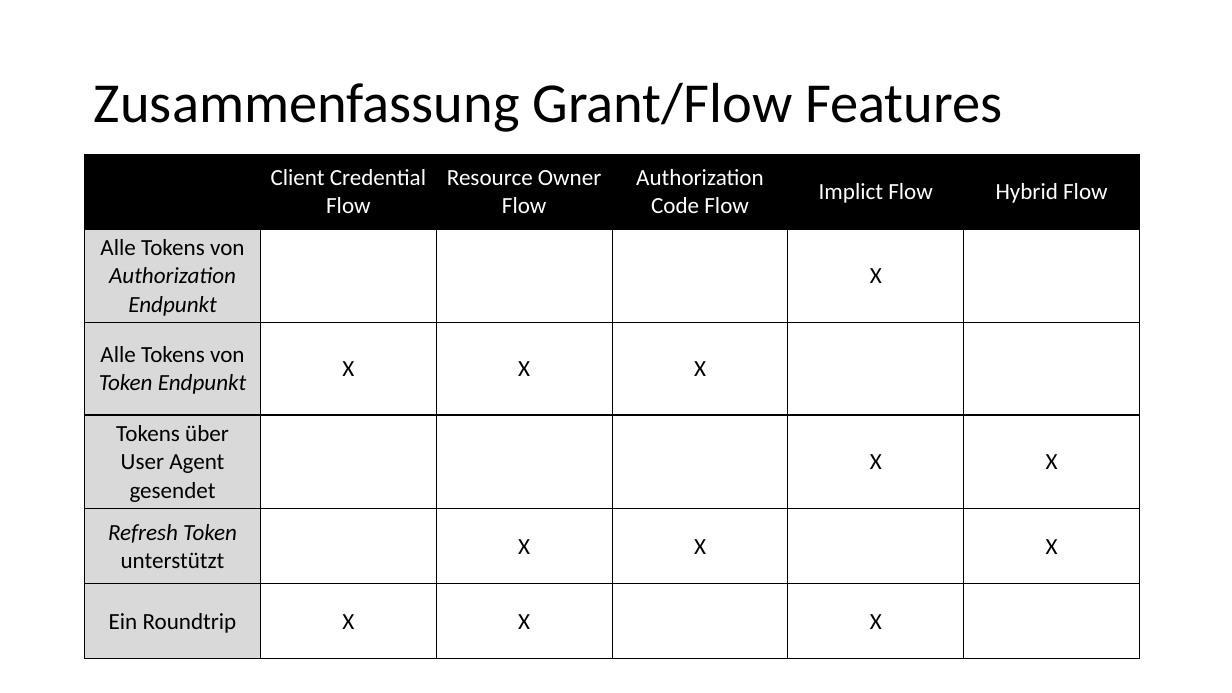
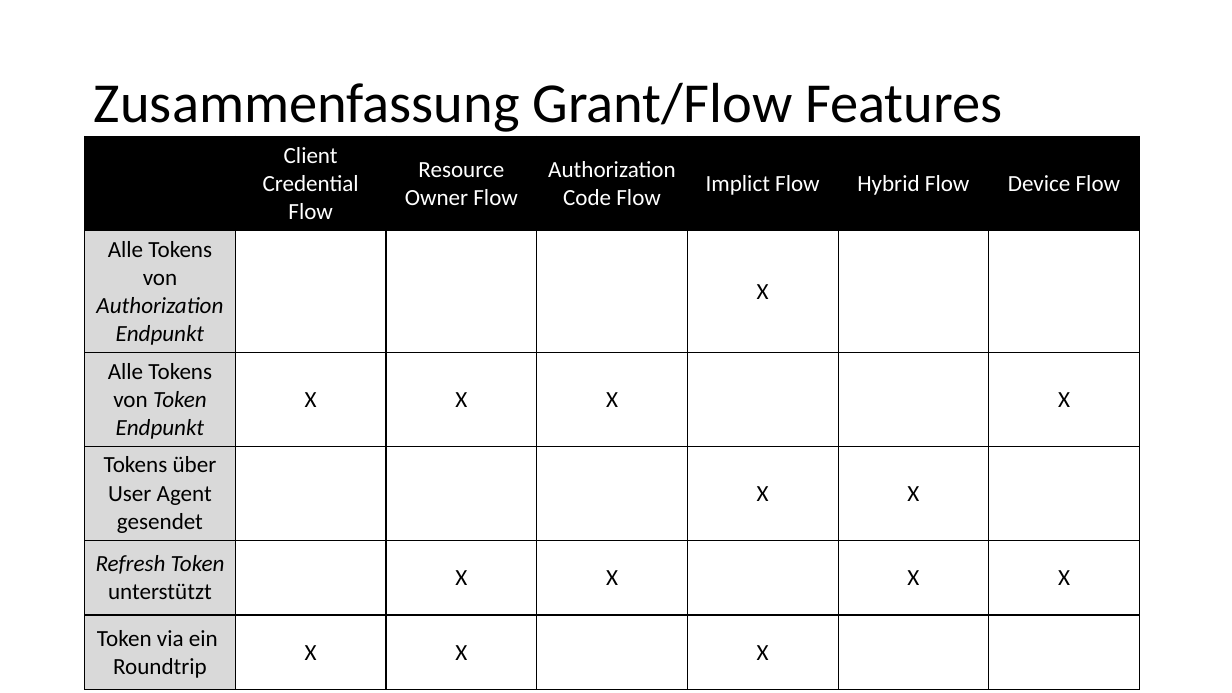
Before and after one commit to kalcik/talks-and-events, a slide deck: slide 44 of oidc-oauth/OpenIDConnect & OAuth.pptx (slide 42 before the commit). Drawn at 1232x693 pixels with LibreOffice and Linux fonts; fonts in the diff are those of the drawing. Boxes give left, top, right and bottom in pixels: in the first picture for what was removed or moved away, otherwise in the second. Text is boxed around its words. In the diff, an @@ line names an element or a change of style, - is before the commit and + after.

```diff
--- a/oidc-oauth/OpenIDConnect & OAuth.pptx
+++ b/oidc-oauth/OpenIDConnect & OAuth.pptx
@@ table at (85,137,1140,684) @@
-column 1, row 6: Ein Roundtrip
+column 1, row 6: Token via ein Roundtrip
+column 7: Device Flow |  | X |  | X | 
@@ table: place and size @@
-table at (85,154,1139,656)
+table at (85,137,1140,684)
```
Also in this commit, not shown: 5 other slides changed, 2 slides added, 7 other files.
